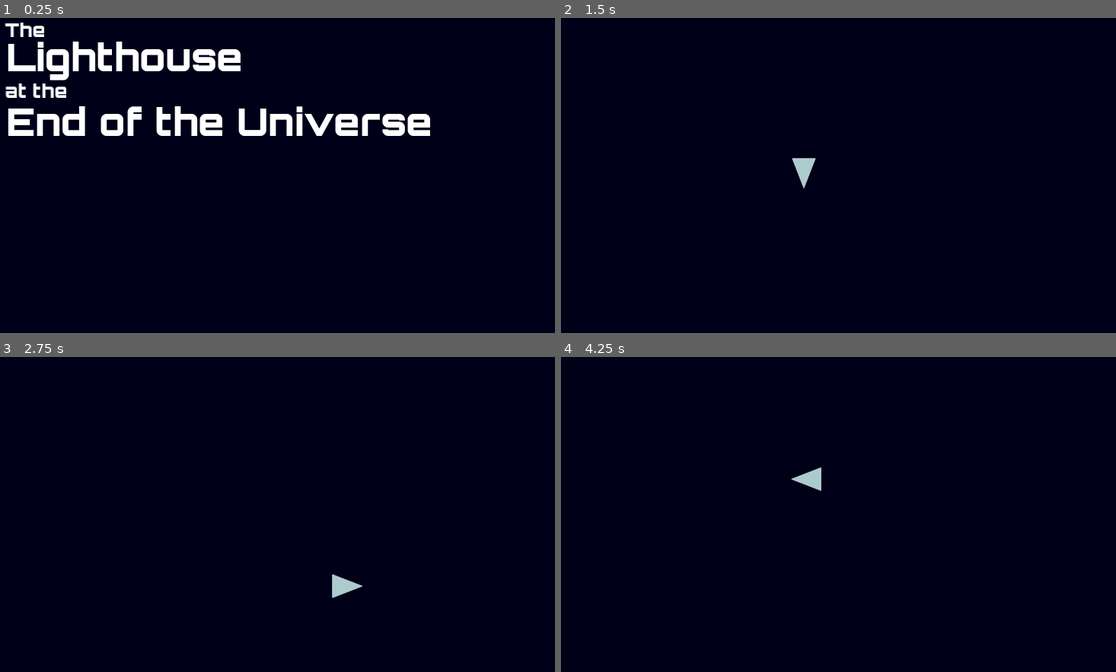
Above: before the commit, frames 1-4 (two rows, left to right).
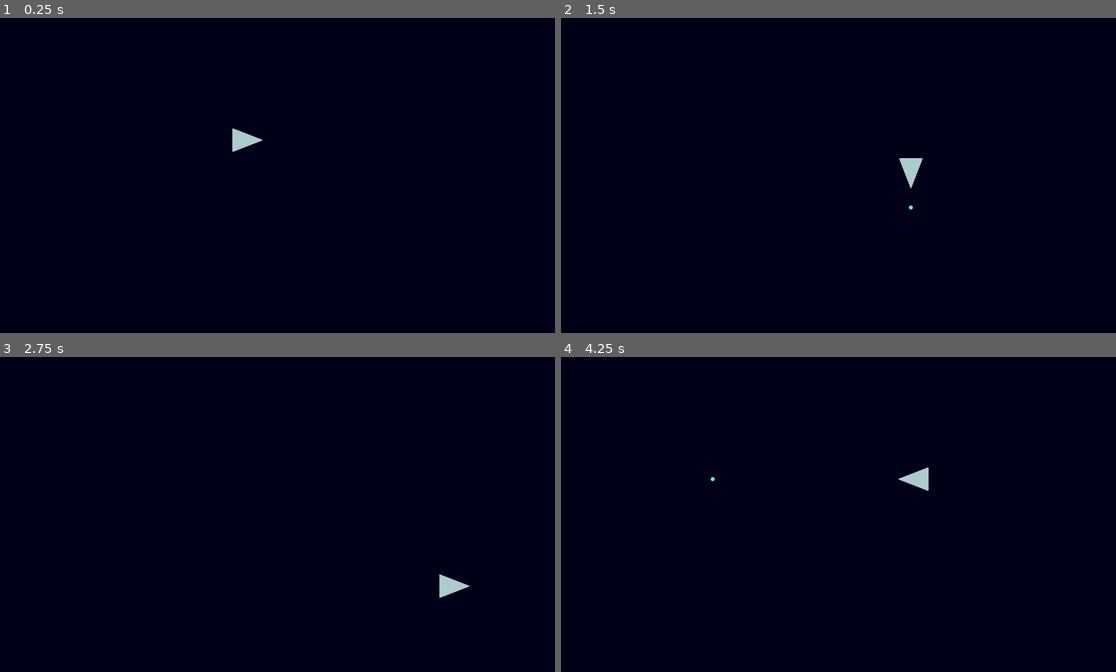
Above: after the commit, the same moments.

Repository: lmbarros/LD46-TheLighthouseAtTheEndOfTheUniverse
Game: Godot game, scene res://screens/PlayfieldScreen.tscn
The game is run twice, just before and just after one commit, with the same random seed, the same clock (stepped at 60 frames per second) and the same inputs. Before the commit the project starts from res://screens/TitleScreen.tscn.
Inputs:
- Up to frame 1 (0.25 s): no input
- Up to frame 2 (1.5 s): tap Enter at 0.5 s; hold Right (moveRight) 0.53-1.28 s; tap Ctrl (fire, bound only after the commit) at 0.6, 1.35 s; hold Down (moveDown) from 1.28 s (still down)
- Up to frame 3 (2.75 s): release Down (moveDown) at 2.03 s; hold Right (moveRight) from 2.03 s (still down); tap Ctrl (fire, bound only after the commit) at 2.1 s
- Up to frame 4 (4.25 s): release Right (moveRight) at 2.78 s; hold Up (moveUp) 2.78-3.53 s; tap Ctrl (fire, bound only after the commit) at 2.85, 3.6 s; hold Left (moveLeft) from 3.53 s (still down)

The runs differ from the first frame. In frame 1, 6.1% of the frame differs, in the area x 0-78%, y 1-43%; in frame 2, 0.5%; in frame 3, 0.5%; in frame 4, 0.5%.

Commit message:
Player can fire

Diff:
--- /dev/null
+++ b/src/bullets/BaseBullet.gd
@@ -0,0 +1,37 @@
+extends KinematicBody2D
+
+# Time to live in seconds
+var _ttl := 15.0
+
+# In pixels per second
+var _speed := 1000
+
+# Velocity, in pixels per second.
+var _velocity := Vector2(0, 0)
+
+func fire(who) -> void:
+	var isPlayer = who == G.gs.player
+	self.position = who.position
+	_velocity = polar2cartesian(_speed, who.rotation)
+	set_collision_mask_bit(1, !isPlayer)
+	set_collision_mask_bit(3, isPlayer)
+
+	G.gs.playingField.add_child(self)
+
+	if has_method("onFire"):
+		call_deferred("onFire", _velocity)
+
+
+# Move!
+func _process(delta: float) -> void:
+	move_and_slide(_velocity)
+	rotation = _velocity.angle()
+
+	_ttl -= delta
+	if _ttl <= 0.0:
+		if has_method("onExpireTTL"):
+			call_deferred("onExpireTTL")
+
+
+func onExpireTTL() -> void:
+	queue_free()
--- /dev/null
+++ b/src/bullets/BaseBullet.tscn
@@ -0,0 +1,12 @@
+[gd_scene load_steps=2 format=2]
+
+[ext_resource path="res://bullets/BaseBullet.gd" type="Script" id=1]
+
+[node name="BaseBullet" type="KinematicBody2D"]
+collision_layer = 16
+collision_mask = 47
+script = ExtResource( 1 )
+
+[node name="BulletSprite" type="Sprite" parent="."]
+
+[node name="CollisionShape2D" type="CollisionShape2D" parent="."]
--- /dev/null
+++ b/src/bullets/WeakBullet.tscn
@@ -0,0 +1,17 @@
+[gd_scene load_steps=4 format=2]
+
+[ext_resource path="res://bullets/BaseBullet.tscn" type="PackedScene" id=1]
+[ext_resource path="res://bullets/circle_10.svg" type="Texture" id=2]
+
+[sub_resource type="CircleShape2D" id=1]
+radius = 5.22836
+
+[node name="WeakBullet" instance=ExtResource( 1 )]
+
+[node name="BulletSprite" parent="." index="0"]
+self_modulate = Color( 0.388235, 0.964706, 0.964706, 1 )
+texture = ExtResource( 2 )
+
+[node name="CollisionShape2D" parent="." index="1"]
+visible = false
+shape = SubResource( 1 )
--- /dev/null
+++ b/src/bullets/circle_10.svg
@@ -0,0 +1,64 @@
+<?xml version="1.0" encoding="UTF-8" standalone="no"?>
+<!-- Created with Inkscape (http://www.inkscape.org/) -->
+
+<svg
+   xmlns:dc="http://purl.org/dc/elements/1.1/"
+   xmlns:cc="http://creativecommons.org/ns#"
+   xmlns:rdf="http://www.w3.org/1999/02/22-rdf-syntax-ns#"
+   xmlns:svg="http://www.w3.org/2000/svg"
+   xmlns="http://www.w3.org/2000/svg"
+   xmlns:sodipodi="http://sodipodi.sourceforge.net/DTD/sodipodi-0.dtd"
+   xmlns:inkscape="http://www.inkscape.org/namespaces/inkscape"
+   width="10"
+   height="10"
+   viewBox="0 0 2.6458332 2.6458334"
+   version="1.1"
+   id="svg8"
+   inkscape:version="0.92.4 5da689c313, 2019-01-14"
+   sodipodi:docname="circle_10.svg">
+  <defs
+     id="defs2" />
+  <sodipodi:namedview
+     id="base"
+     pagecolor="#ffffff"
+     bordercolor="#666666"
+     borderopacity="1.0"
+     inkscape:pageopacity="0.0"
+     inkscape:pageshadow="2"
+     inkscape:zoom="32"
+     inkscape:cx="-4.141293"
+     inkscape:cy="3.0880563"
+     inkscape:document-units="px"
+     inkscape:current-layer="layer1"
+     showgrid="false"
+     units="px"
+     inkscape:window-width="1920"
+     inkscape:window-height="1027"
+     inkscape:window-x="0"
+     inkscape:window-y="1080"
+     inkscape:window-maximized="1" />
+  <metadata
+     id="metadata5">
+    <rdf:RDF>
+      <cc:Work
+         rdf:about="">
+        <dc:format>image/svg+xml</dc:format>
+        <dc:type
+           rdf:resource="http://purl.org/dc/dcmitype/StillImage" />
+        <dc:title />
+      </cc:Work>
+    </rdf:RDF>
+  </metadata>
+  <g
+     inkscape:label="Layer 1"
+     inkscape:groupmode="layer"
+     id="layer1"
+     transform="translate(0,-294.35415)">
+    <circle
+       style="fill:#f7f7f7;fill-opacity:1;stroke:none;stroke-width:0.74534512;stroke-linecap:round;stroke-linejoin:round;stroke-miterlimit:4;stroke-dasharray:none;stroke-opacity:0.99145298"
+       id="path1104"
+       cx="1.3229166"
+       cy="295.67706"
+       r="1.1244792" />
+  </g>
+</svg>
--- a/src/characters/Player.gd
+++ b/src/characters/Player.gd
@@ -6,8 +6,14 @@
 # Hit points. Player dies if <= 0.0.
 var _hp: float = 10.0
 
+onready var _bulletClass = preload("res://bullets/WeakBullet.tscn")
 
 func _process(_delta: float) -> void:
+	_processMove()
+	_processFire()
+
+
+func _processMove() -> void:
 	var velocity := Vector2(
 		Input.get_action_strength("moveRight") - Input.get_action_strength("moveLeft"),
 		Input.get_action_strength("moveDown") - Input.get_action_strength("moveUp"))
@@ -23,3 +29,9 @@
 		rotation = velocity.angle()
 
 	move_and_slide(velocity)
+
+
+func _processFire() -> void:
+	if Input.is_action_just_pressed("fire"):
+		var bullet = _bulletClass.instance()
+		bullet.fire(self)
--- a/src/characters/Player.tscn
+++ b/src/characters/Player.tscn
@@ -6,7 +6,11 @@
 [sub_resource type="ConvexPolygonShape2D" id=1]
 points = PoolVector2Array( 45, 0, -23, -27, -23, 27 )
 
-[node name="Player" type="KinematicBody2D"]
+[node name="Player" type="KinematicBody2D" groups=[
+"player",
+]]
+collision_layer = 2
+collision_mask = 109
 script = ExtResource( 2 )
 
 [node name="ShipSprite" type="Sprite" parent="."]
--- a/src/project.godot
+++ b/src/project.godot
@@ -14,6 +14,11 @@
 "language": "GDScript",
 "path": "res://scripts/GameState.gd"
 }, {
+"base": "Node2D",
+"class": "PlayingField",
+"language": "GDScript",
+"path": "res://screens/PlayfieldScreen.gd"
+}, {
 "base": "Node",
 "class": "SbxsRNG",
 "language": "GDScript",
@@ -21,13 +26,14 @@
 } ]
 _global_script_class_icons={
 "GameState": "",
+"PlayingField": "",
 "SbxsRNG": ""
 }
 
 [application]
 
 config/name="The Lighthouse at the End of the Universe"
-run/main_scene="res://screens/TitleScreen.tscn"
+run/main_scene="res://screens/PlayfieldScreen.tscn"
 boot_splash/image="res://splash.png"
 config/icon="res://icon.png"
 
@@ -74,6 +80,21 @@
 , Object(InputEventKey,"resource_local_to_scene":false,"resource_name":"","device":0,"alt":false,"shift":false,"control":false,"meta":false,"command":false,"pressed":false,"scancode":83,"unicode":0,"echo":false,"script":null)
  ]
 }
+fire={
+"deadzone": 0.5,
+"events": [ Object(InputEventKey,"resource_local_to_scene":false,"resource_name":"","device":0,"alt":false,"shift":false,"control":false,"meta":false,"command":false,"pressed":false,"scancode":16777238,"unicode":0,"echo":false,"script":null)
+, Object(InputEventJoypadButton,"resource_local_to_scene":false,"resource_name":"","device":0,"button_index":0,"pressure":0.0,"pressed":false,"script":null)
+ ]
+}
+
+[layer_names]
+
+2d_physics/layer_1="Lighthouse"
+2d_physics/layer_2="Player"
+2d_physics/layer_3="Asteroids"
+2d_physics/layer_4="Enemies"
+2d_physics/layer_5="Bullets"
+2d_physics/layer_6="Mines"
 
 [rendering]
 
--- a/src/screens/PlayfieldScreen.gd
+++ b/src/screens/PlayfieldScreen.gd
@@ -1,5 +1,9 @@
 extends Node2D
+
+class_name PlayingField
 
 func _ready():
 	SS.setInitialScene(self)
 	G.gs = GameState.new()
+	G.gs.playingField = self
+	G.gs.player = get_tree().get_nodes_in_group("player").front()
--- a/src/scripts/GameState.gd
+++ b/src/scripts/GameState.gd
@@ -2,5 +2,11 @@
 
 class_name GameState
 
-# The game score
+# The game score.
 var score: int = 0
+
+# The player.
+var player = null
+
+# The playing field.
+var playingField = null
Not shown, added: src/bullets/circle_10.svg.import
Not shown, changed: README.md
